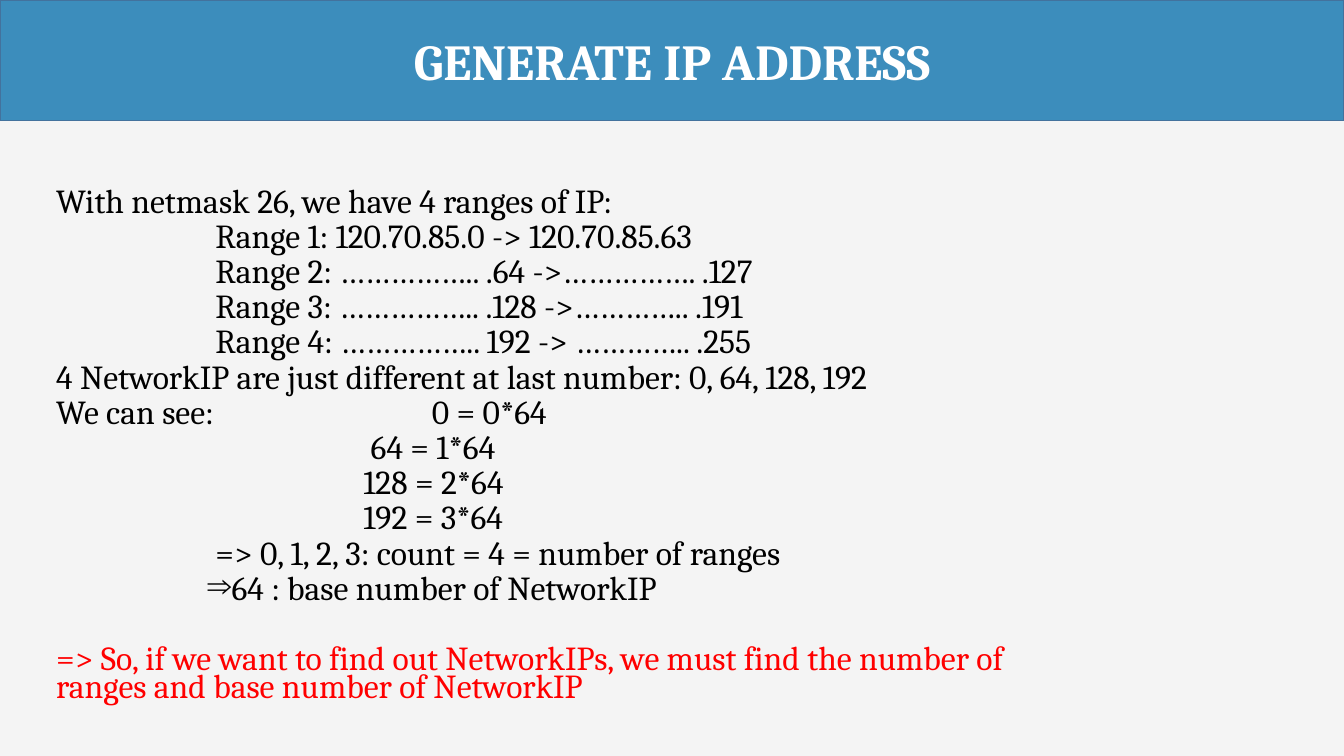
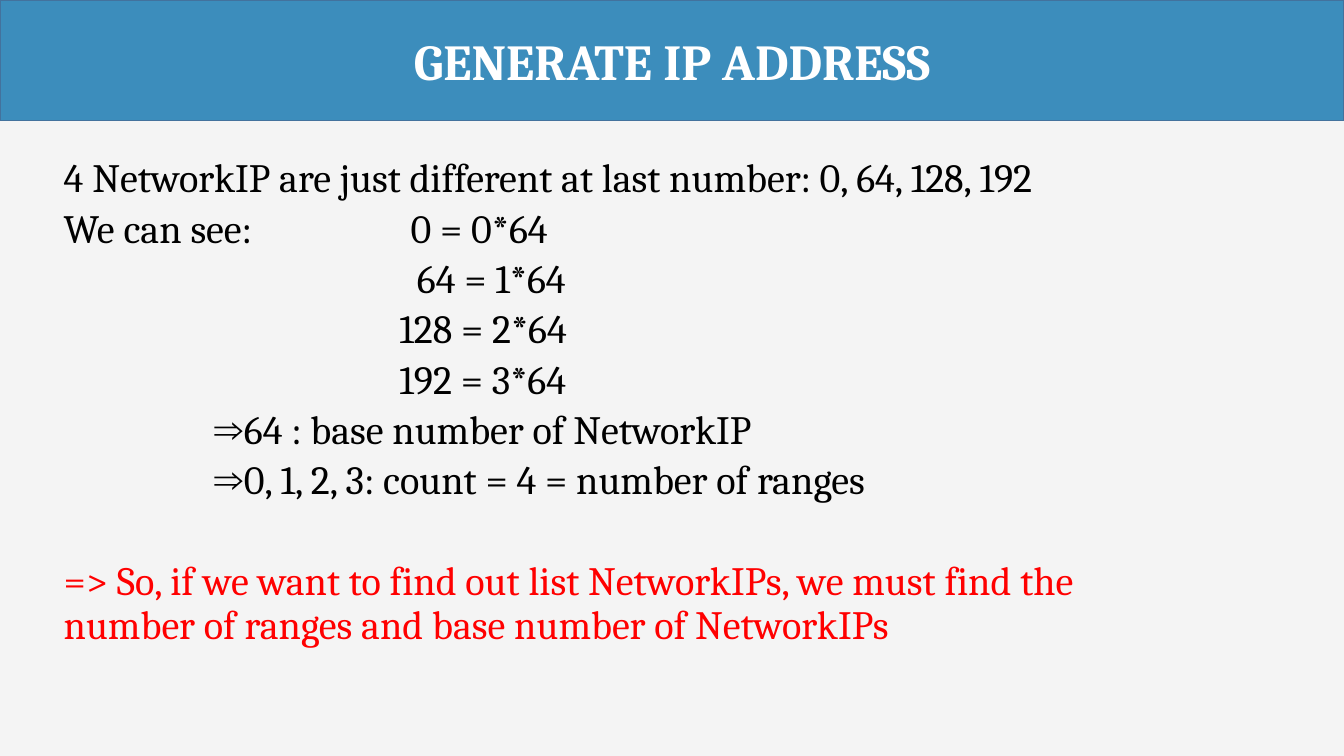
Before and after one commit to haltt051093/IMS-datacenter, a slide deck: slide 68 of Document/Presentation/IMS_20160408_Presentation.pptx (slide 69 before the commit). Drawn at 1344x756 pixels with LibreOffice and Linux fonts; fonts in the diff are those of the drawing. Boxes give left, top, right and bottom in pixels: in the first picture for what was removed or moved away, otherwise in the second. Text is boxed around its words. In the diff, an @@ line names an element or a change of style, - is before the commit and + after.

```diff
--- a/Document/Presentation/IMS_20160408_Presentation.pptx
+++ b/Document/Presentation/IMS_20160408_Presentation.pptx
@@ text "4 NetworkIP are just different ...": place and size @@
-text "4 NetworkIP are just different ..." at [56,189,1003,706]
+text "4 NetworkIP are just different ..." at [64,163,1073,648]
@@ text at [64,163,1033,445]: size 24 to 28.7 pt in "4 NetworkIP are just different at last ...", "We can see: 0 = 0*64", "64 = 1*64", "128 = 2*64" and 2 more places; line spacing 0.7 to 0.9 @@
@@ text at [56,189,753,361]: paragraphs removed @@
-      With netmask 26, we have 4 ranges of IP:
-      Range 1: 120.70.85.0 -> 120.70.85.63
-      Range 2: …………….. .64 ->……………. .127
-      Range 3: …………….. .128 ->………….. .191
-      Range 4: …………….. 192 -> ………….. .255
@@ text at [64,465,1073,648]: text changed; size 24 to 28.7 pt @@
-      => So, if we want to find out NetworkIPs, we must find the number of ranges and base number of NetworkIP
+      ⇒ 0, 1, 2, 3: count = 4 = number of ranges
+      => So, if we want to find out list NetworkIPs, we must find the number of ranges and base number of NetworkIPs
@@ text at [260,541,780,573]: paragraph removed @@
-      => 0, 1, 2, 3: count = 4 = number of ranges
```
Also in this commit, not shown: 1 other slide changed, 3 slides added, 5 slides removed, 1 other file.
